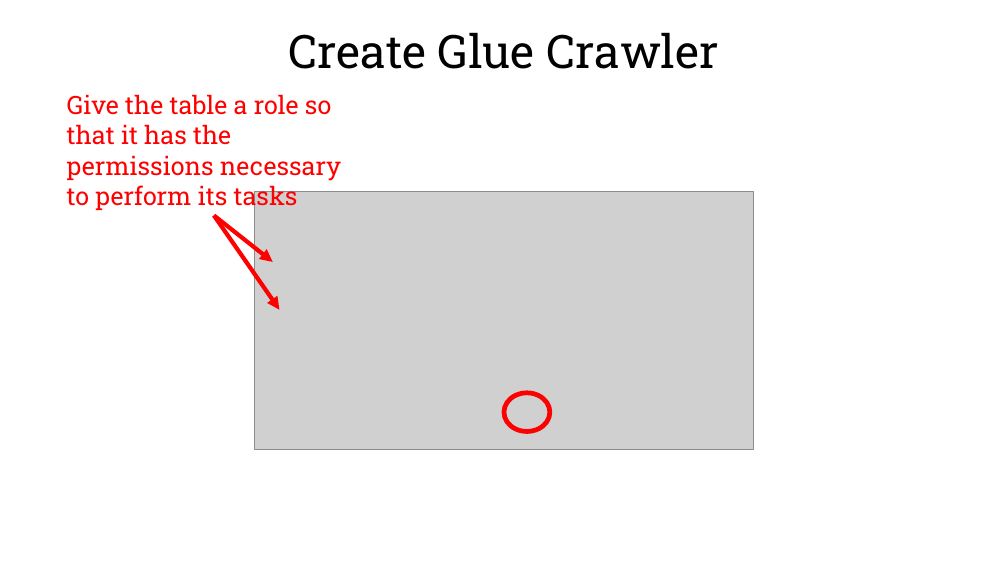
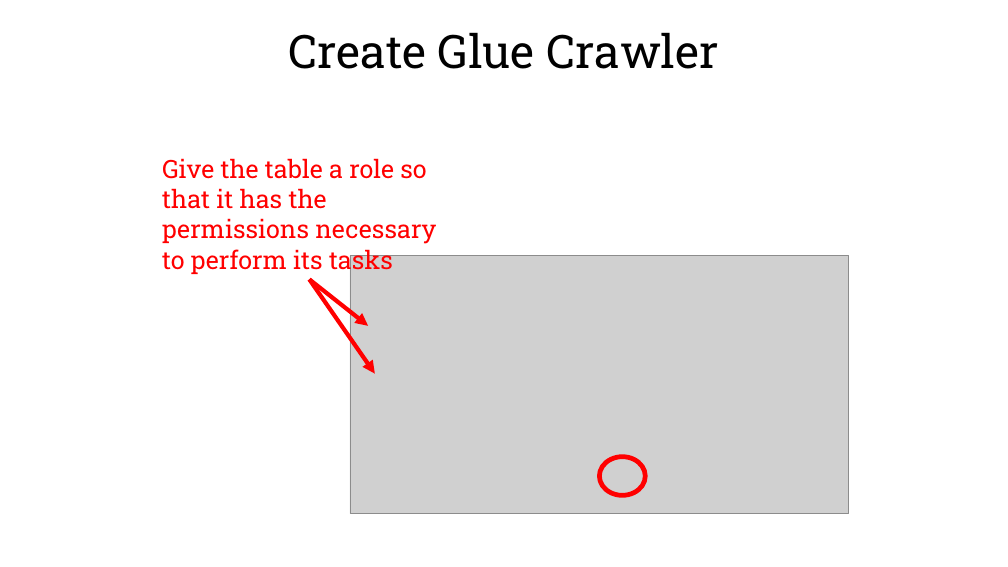
Before and after one commit to jackdsilverman/aws-glue-tutorial, a slide deck: slide 21 of glue-tutorial.pptx (slide 26 before the commit). Drawn at 1008x567 pixels with LibreOffice and Linux fonts; fonts in the diff are those of the drawing; grey boxes stand for pictures; background and template pictures are left out. Boxes give left, top, right and bottom in pixels: in the first picture for what was removed or moved away, otherwise in the second. Text is boxed around its words. In the diff, an @@ line names an element or a change of style, - is before the commit and + after.

```diff
--- a/glue-tutorial.pptx
+++ b/glue-tutorial.pptx
@@ 2 arrows, 1 picture, 1 text, 1 ellipse: place and size @@
-2 arrows, 1 picture, 1 text, 1 ellipse at <box>67,94,754,450</box>
+2 arrows, 1 picture, 1 text, 1 ellipse at <box>162,158,849,514</box>
```
Also in this commit, not shown: 19 other slides changed, 1 slide added, 6 slides removed.
